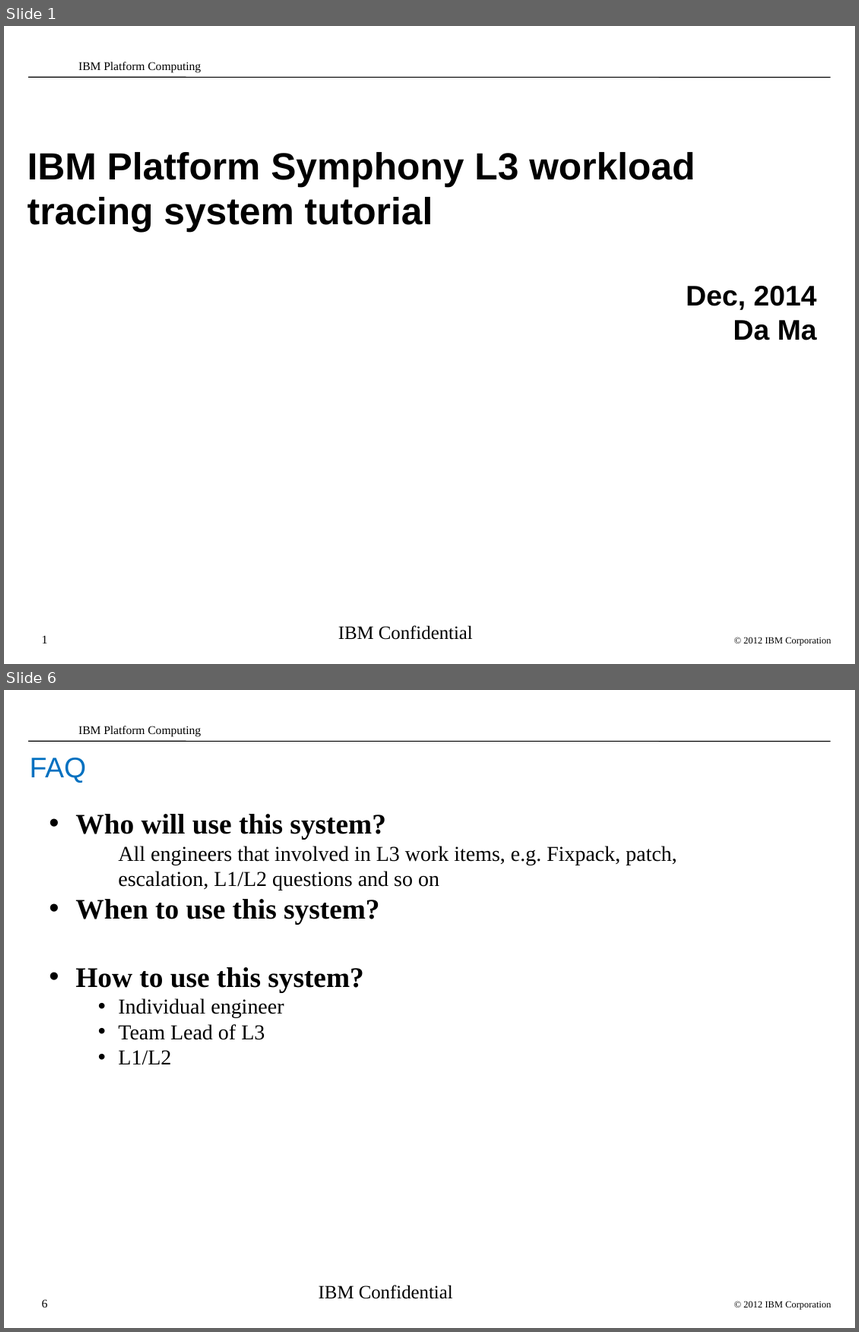
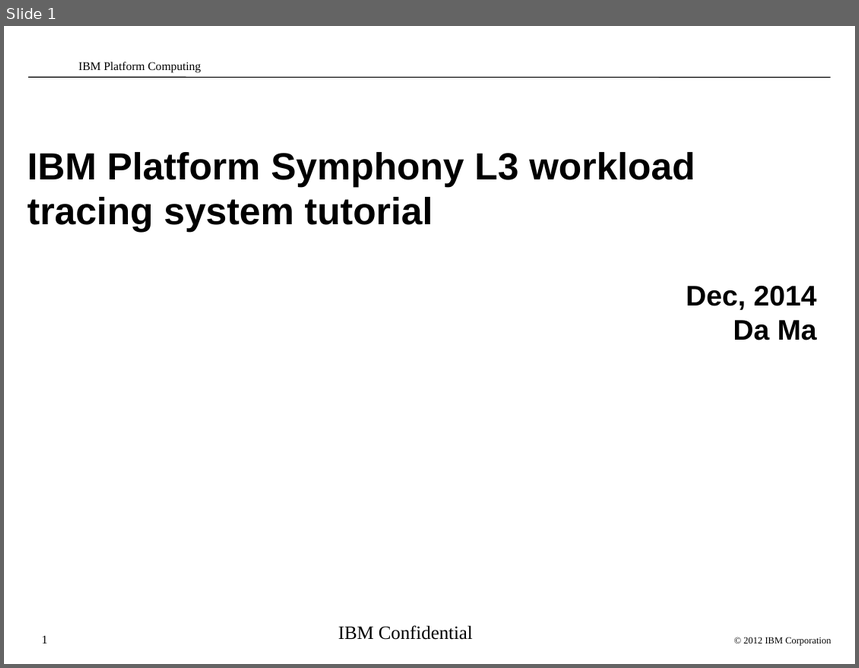
Before and after one commit to dma1982/algo, a slide deck: process/L3_workload_tracing_system_tutorial.ppt. Shown one above the other, each under a label of ours: slides 1 and 6 before the commit, slide 1 after it; the slides between them are not shown. The pictures are 859x1332 and 859x668 pixels, drawn with LibreOffice and Linux fonts; fonts in the diff are those of the drawing; background and template pictures are left out. Boxes give left, top, right and bottom in pixels: in the first picture for what was removed or moved away, otherwise in the second. Text is boxed around its words. In the diff, an @@ line names an element or a change of style, - is before the commit and + after.

```diff
--- a/process/L3_workload_tracing_system_tutorial.ppt
+++ b/process/L3_workload_tracing_system_tutorial.ppt
@@ slide 6 removed at [4,690,855,1328], background #FFFFFF; not listed: 4 template elements that a slide beside it also shows @@
@@ text removed at [30,758,87,783] @@
-FAQ
@@ text removed at [75,814,677,1065] @@
-• Who will use this system?
-  All engineers that involved in L3 work items, e.g. Fixpack, patch, escalation, L1/L2 questions and so on
-• When to use this system?
-• How to use this system?
-  • Individual engineer
-  • Team Lead of L3
-  • L1/L2
@@ text removed at [319,1285,453,1300] @@
-IBM Confidential
```
Also in this commit, not shown: 3 slides changed, 2 slides added, 1 other slide removed.
